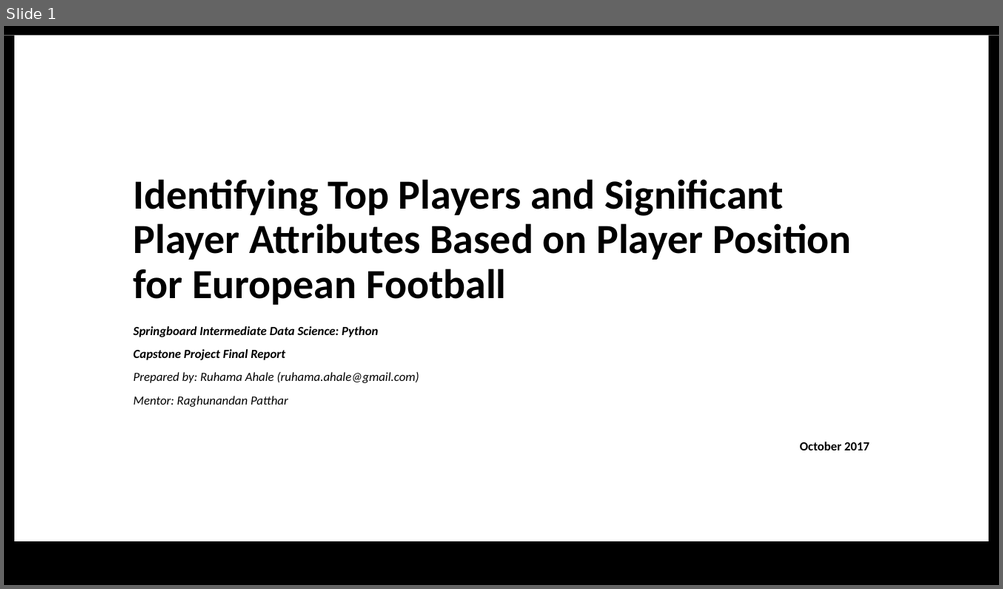
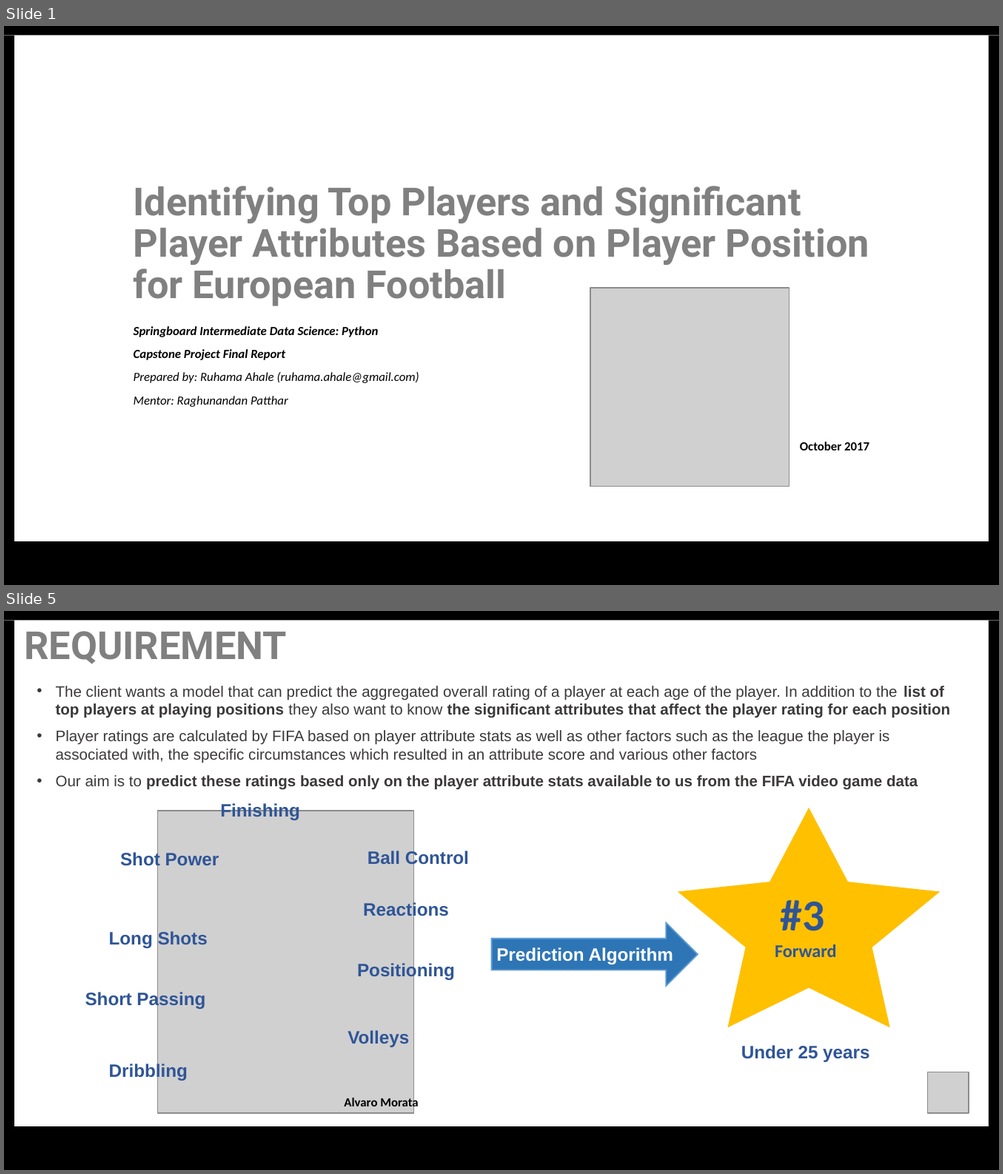
Before and after one commit to ruhama-ahale/soccer_project, a slide deck: Capstone_Final_Report/capstone_project_slide_soccer.pptx. Shown one above the other, each under a label of ours: slide 1 before the commit, slides 1 and 5 after it; the slides between them are not shown. The pictures are 1003x589 and 1003x1174 pixels, drawn with LibreOffice and Linux fonts; fonts in the diff are those of the drawing; grey boxes stand for pictures. Boxes give left, top, right and bottom in pixels: in the first picture for what was removed or moved away, otherwise in the second. Text is boxed around its words. In the diff, an @@ line names an element or a change of style, - is before the commit and + after.

```diff
--- a/Capstone_Final_Report/capstone_project_slide_soccer.pptx
+++ b/Capstone_Final_Report/capstone_project_slide_soccer.pptx
@@ slide 5 added at (4, 611, 999, 1170), background #FFFFFF; not listed: 4 template elements that a slide beside it also shows @@
@@ text added at (25, 631, 287, 664), 28 pt, text #808080, bold @@
+REQUIREMENT
@@ text added at (56, 686, 950, 790), 11 pt, text #3B3838 @@
+• The client wants a model that can predict the aggregated overall rating of a player at each age of the player. In addition to the list of top players at playing positions they also want to know the significant attributes that affect the player rating for each position
+• Player ratings are calculated by FIFA based on player attribute stats as well as other factors such as the league the player is associated with, the specific circumstances which resulted in an attribute score and various other factors
+• Our aim is to predict these ratings based only on the player attribute stats available to us from the FIFA video game data
@@ star added at (677, 808, 940, 1028), fill #FFC000, 13 pt, text #2F5597, bold @@
+#3
+Forward
@@ right arrow added at (492, 923, 697, 987), fill #2E75B6, outline #5B9BD5 1 pt, 13 pt, text #FFFFFF, bold @@
+Prediction Algorithm
@@ text added at (741, 1045, 869, 1062), 13 pt, text #2F5597, bold @@
+Under 25 years
@@ picture added at (927, 1073, 967, 1113) @@
@@ group added at (85, 802, 469, 1113): 10 texts, 1 picture @@
+Ball Control
+Volleys
+Reactions
+Long Shots
+Shot Power
+Short Passing
+Dribbling
+Finishing
+Positioning
+Alvaro Morata
@@ slide 1 changed as well @@
@@ title "Identifying Top Players and Significant ..." at (134, 186, 869, 306): size 30 to 28 pt, font Calibri to Roboto, text colour #000000 to #808080 @@
@@ picture added at (590, 287, 788, 486) @@
```
Also in this commit, not shown: 4 other slides changed, 21 other slides added, 6 slides removed, 10 other files.
